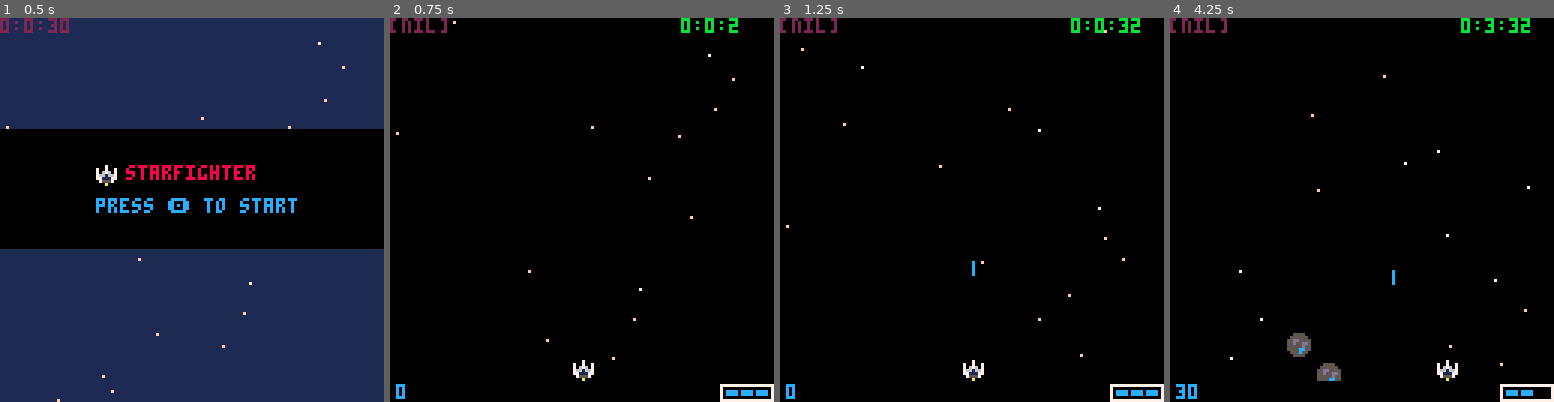
Above: before the commit, frames 1-4 (left to right).
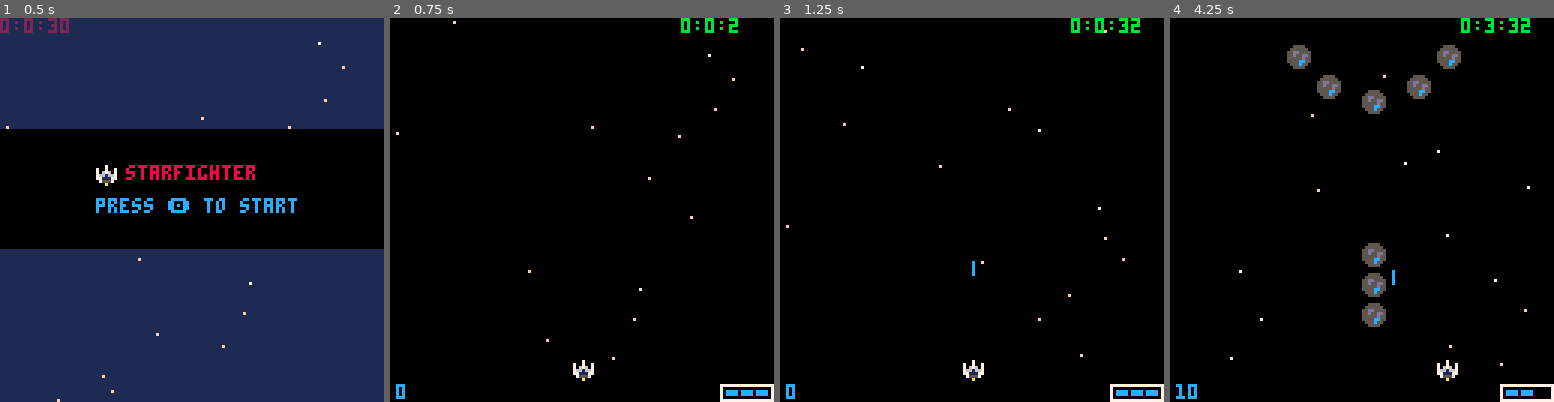
Above: after the commit, the same moments.

Repository: david-gm/pico-8
Game: PICO-8 cartridge starfighter.p8
Same seed, same stepped clock (60 frames per second), same inputs: the game is played once before the commit and once after it.
Inputs:
- Up to frame 1 (0.5 s): tap X (X key) at 0.33 s
- Up to frame 2 (0.75 s): tap O (Z key) at 0.7 s
- Up to frame 3 (1.25 s): tap X (X key) at 1.07 s
- Up to frame 4 (4.25 s): hold Right 1.6-2.1 s; tap O (Z key) every 0.4 s from 1.7 to 4.1 s; tap X (X key) at 1.85, 2.97, 4.08 s; hold Up 2.15-2.42 s; hold Right 2.47-3.03 s; hold Left 3.08-3.58 s; hold Down 3.63-3.97 s; hold Right from 4.02 s (still down)

Frame 1 is identical in both runs. In frame 2, 0.2% of the frame differs, in the area x 0-15%, y 0-4%; in frame 3, 0.2%; in frame 4, 3.4%, in the area x 0-76%, y 0-99%.

Commit message:
added formations

Diff:
--- a/starfighter.p8
+++ b/starfighter.p8
@@ -47,7 +47,6 @@
 function draw_game()
 	cls(0)
 	--debugtxt(⧗.g.t)
-	debugtxt(my_txt)
 	for s in all(stars) do
 		pset(s.x,s.y,s.c)
 	end
@@ -120,15 +117,15 @@
 	score=0
 	player=player:new(127/2-5/2,ui_s.y1-6)
 	enemies={}
-	lvl=1
 	e_swarm={
-		{"meteor_lvl1",form.arc,"linear","0:0:0",{64,-64}},
-		{"meteor_lvl2",form.arc,"sinus","0:4:0",{32,-64}}
+		{"meteor_l1",form.vline,"linear","0:0:0",{64,-64}},
+		{"meteor_l1",form.arc,"linear","0:2:0",{64,-64}},
+		{"meteor_l1",form.arc_top,"linear","0:4:0",{96,-64}},
+		{"meteor_l2",form.arc,"sinus","0:7:0",{32,-64}}
 	}
 end
 -->8
 -- game, classes and general functions
-
 function setup()
 	--ui_size
 	ui_s={
@@ -185,7 +182,9 @@
 	end
 	--formations & paths
 	form={
-		arc={{-25,0},{-15,10},{0,15},{15,10},{25,0}}
+		vline={{0,0},{0,-10},{0,-20},{0,-30}},
+		arc={{-25,0},{-15,10},{0,15},{15,10},{25,0}},
+		arc_top={{-25,0},{-15,-10},{0,-15},{15,-10},{25,0}},
 	}
 end
 
@@ -411,7 +410,6 @@
 function update_create_enemies()
 	for s in all(e_swarm) do
 		if ⧗.g.t==s[4] then
-			my_txt=i
 			local _form=s[2]
 			-- path: todo
 			local _path=s[3]
@@ -425,12 +423,12 @@
 end
 
 function enemy_templates(e_str,_x,_y)
-	if e_str=="meteor_lvl1" then
+	if e_str=="meteor_l1" then
 		add(enemies,enemy:new(8,8,16,
 			--state,life,dmg,points
 			vec_st:new(_x,_y,0,0.8),1,1,10))
-	elseif e_str=="meteor_lvl2" then
-		add(enemies,enemy:new(8,8,16,
+	elseif e_str=="meteor_l2" then
+		add(enemies,enemy:new(8,8,17,
 			--state,life,dmg,points
 			vec_st:new(_x,_y,0,1.0),2,1,20))
 	end
@@ -444,14 +442,14 @@
 00700700075557000000000000000000000000000000000000000000000000000000000000000000000000000000000000000000000000000000000000000000
 00000000000a00000000000000000000000000000000000000000000000000000000000000000000000000000000000000000000000000000000000000000000
 00000000000000000000000000000000000000000000000000000000000000000000000000000000000000000000000000000000000000000000000000000000
-00555500000000000000000000000000000000000000000000000000000000000000000000000000000000000000000000000000000000000000000000000000
-05555550000000000000000000000000000000000000000000000000000000000000000000000000000000000000000000000000000000000000000000000000
-55dd5555000000000000000000000000000000000000000000000000000000000000000000000000000000000000000000000000000000000000000000000000
-55d55dd5000000000000000000000000000000000000000000000000000000000000000000000000000000000000000000000000000000000000000000000000
-55555d55000000000000000000000000000000000000000000000000000000000000000000000000000000000000000000000000000000000000000000000000
-5555cc55000000000000000000000000000000000000000000000000000000000000000000000000000000000000000000000000000000000000000000000000
-0555c550000000000000000000000000000000000000000000000000000000000000000000000000000000000000000000000000000000000000000000000000
-00555500000000000000000000000000000000000000000000000000000000000000000000000000000000000000000000000000000000000000000000000000
-
-
-
+00555500005555000000000000000000000000000000000000000000000000000000000000000000000000000000000000000000000000000000000000000000
+05555550055555500000000000000000000000000000000000000000000000000000000000000000000000000000000000000000000000000000000000000000
+55dd5555557755550000000000000000000000000000000000000000000000000000000000000000000000000000000000000000000000000000000000000000
+55d55dd5557551150000000000000000000000000000000000000000000000000000000000000000000000000000000000000000000000000000000000000000
+55555d55555551550000000000000000000000000000000000000000000000000000000000000000000000000000000000000000000000000000000000000000
+5555cc55555599550000000000000000000000000000000000000000000000000000000000000000000000000000000000000000000000000000000000000000
+0555c550055595500000000000000000000000000000000000000000000000000000000000000000000000000000000000000000000000000000000000000000
+00555500005555000000000000000000000000000000000000000000000000000000000000000000000000000000000000000000000000000000000000000000
+
+
+
